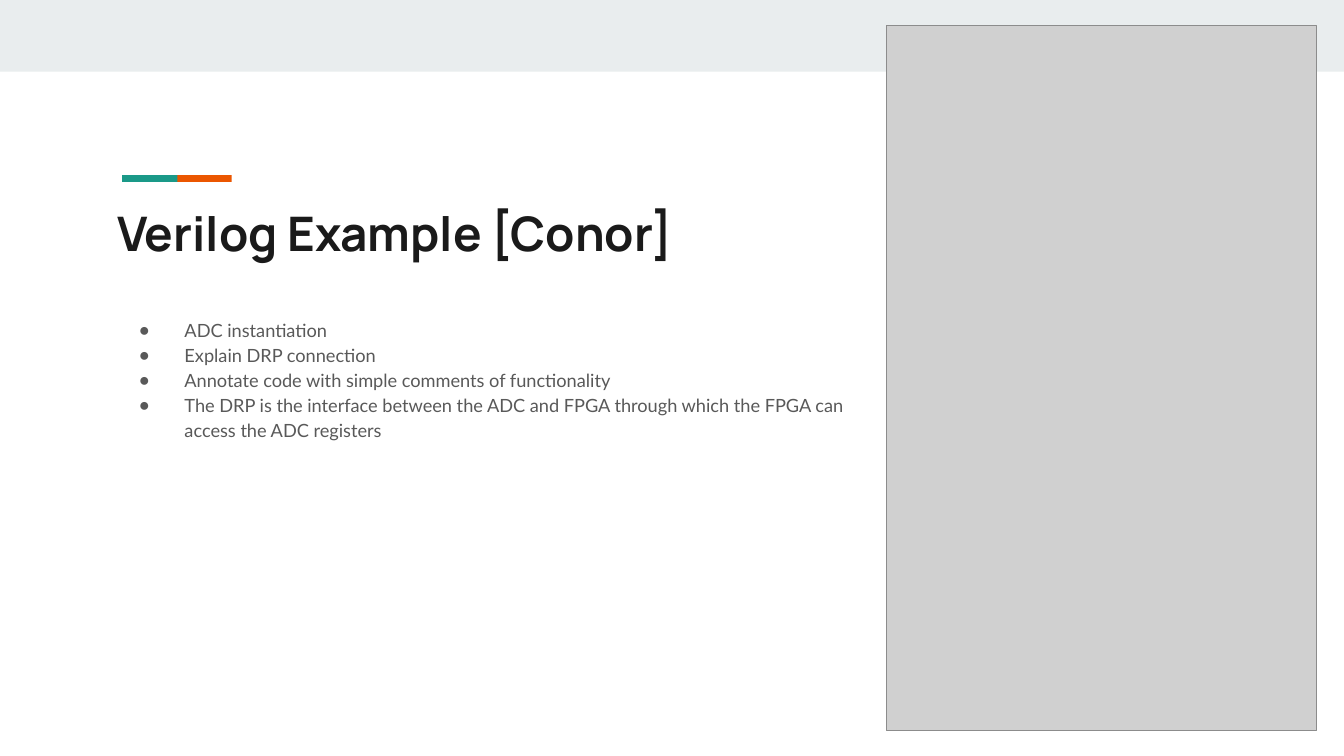
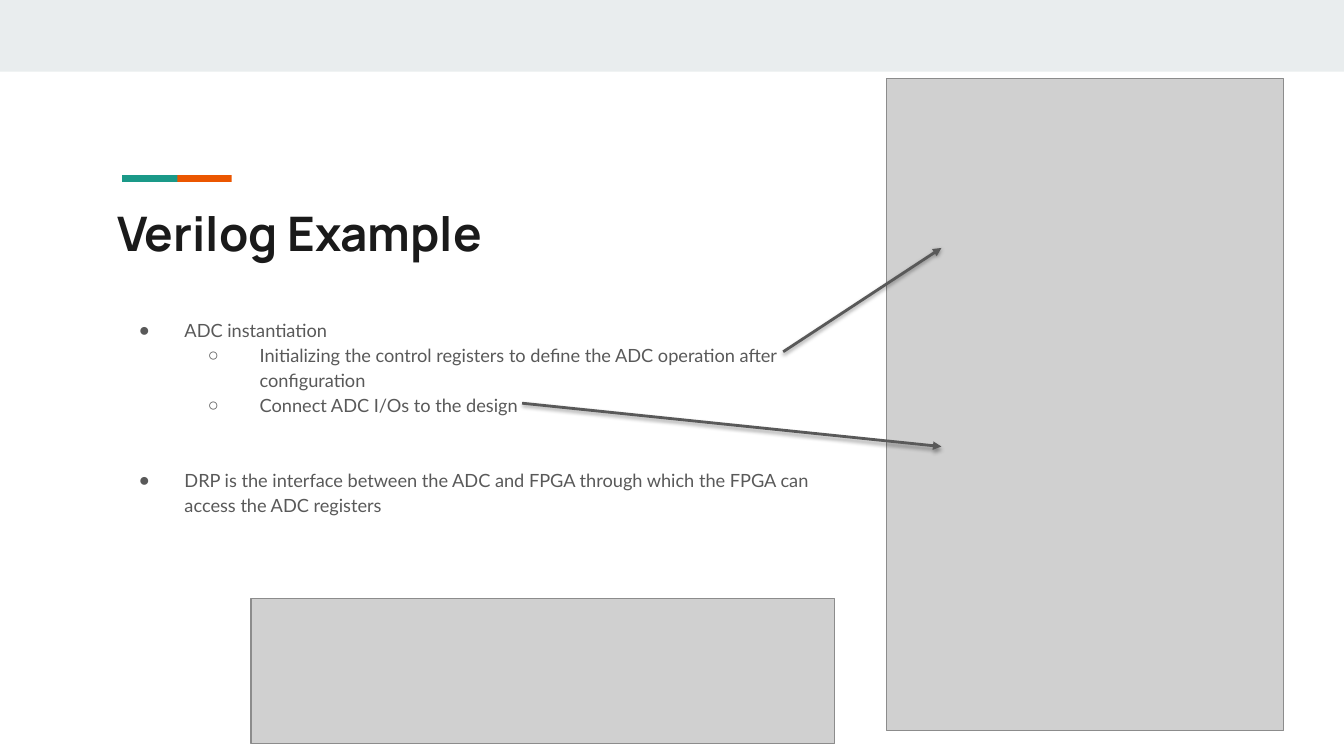
Before and after one commit to cnaught1/EC551_Final_Project, a slide deck: slide 11 of Bringing the Analog World to Digital Design_EC551_Final Project.pptx. Drawn at 1344x756 pixels with LibreOffice and Linux fonts; fonts in the diff are those of the drawing; grey boxes stand for pictures. Boxes give left, top, right and bottom in pixels: in the first picture for what was removed or moved away, otherwise in the second. Text is boxed around its words. In the diff, an @@ line names an element or a change of style, - is before the commit and + after.

```diff
--- a/Bringing the Analog World to Digital Design_EC551_Final Project.pptx
+++ b/Bringing the Analog World to Digital Design_EC551_Final Project.pptx
@@ picture resized from (x1=886, y1=25, x2=1317, y2=731) to (x1=886, y1=79, x2=1284, y2=731) @@
@@ title at (x1=117, y1=216, x2=482, y2=263): text changed @@
-Verilog Example [Conor]
+Verilog Example
@@ arrow added from (783, 352) to (942, 248), #595959 2 pt @@
@@ text at (x1=184, y1=348, x2=809, y2=516): text changed @@
-● Explain DRP connection
-● Annotate code with simple comments of functionality
-● The DRP is the interface between the ADC and FPGA through which the FPGA can access the ADC registers
+  ○ Initializing the control registers to define the ADC operation after configuration
+  ○ Connect ADC I/Os to the design
+● DRP is the interface between the ADC and FPGA through which the FPGA can access the ADC registers
@@ arrow added from (522, 403) to (942, 447), #595959 2 pt @@
@@ picture added at (x1=251, y1=599, x2=835, y2=744) @@
```
Also in this commit, not shown: 8 other slides changed, 5 slides added, 7 slides removed.
